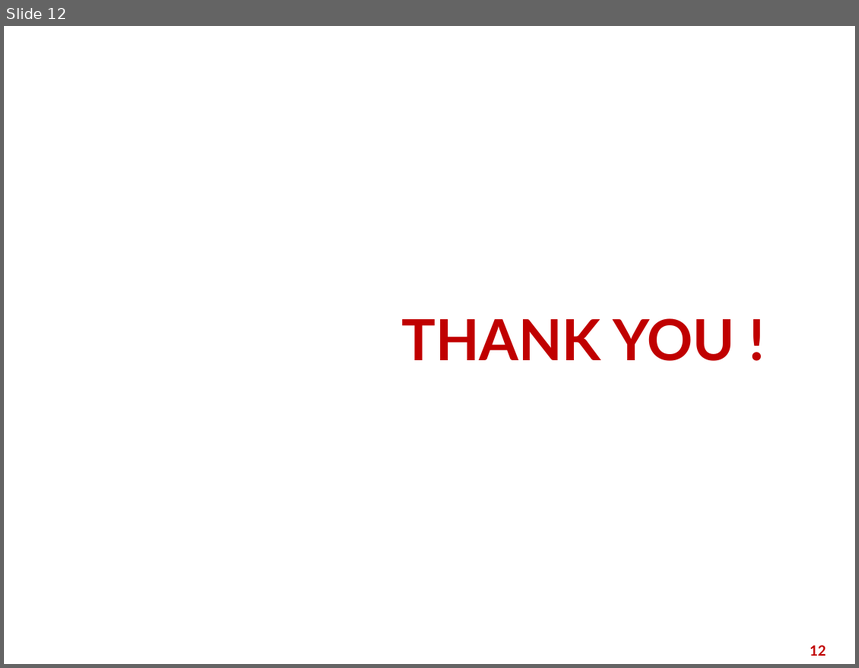
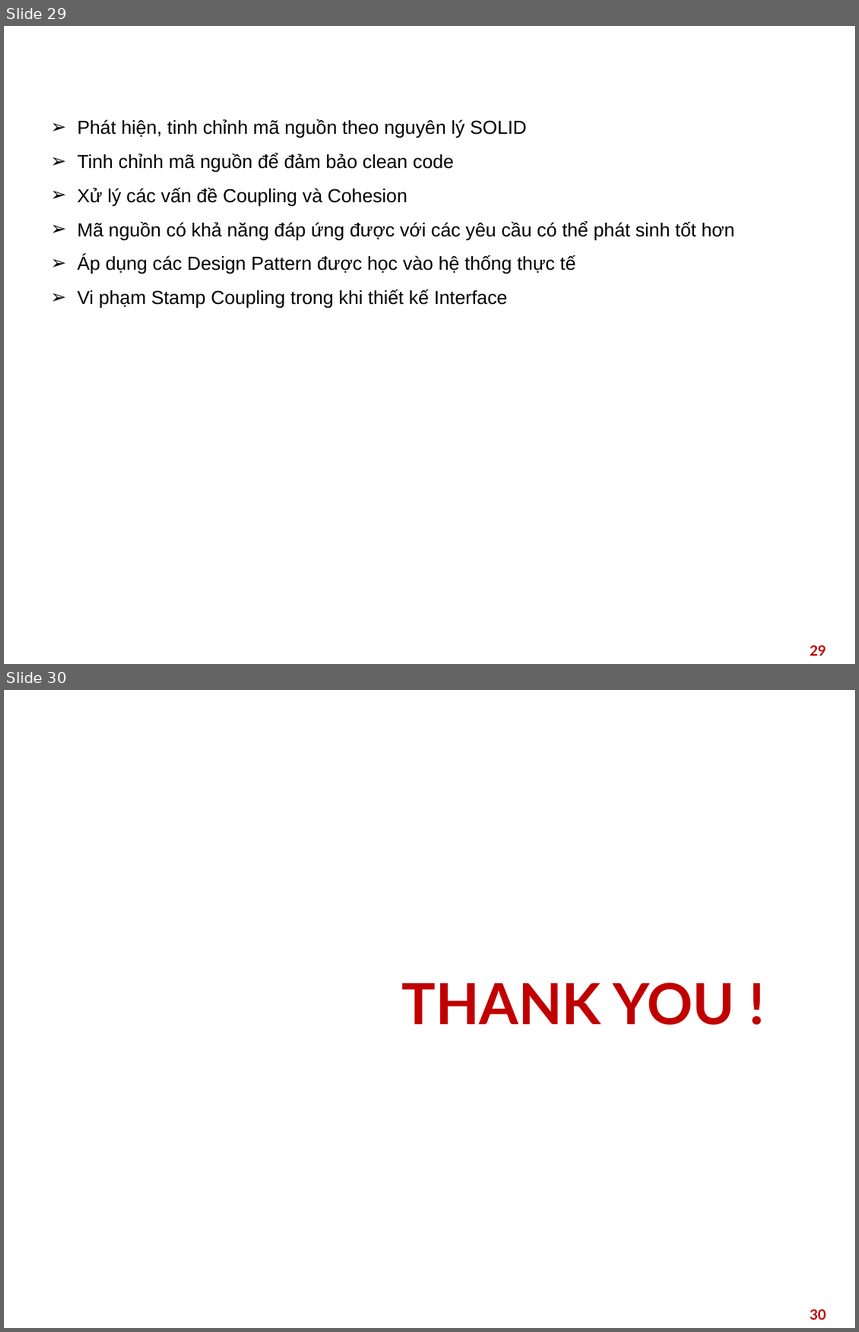
Before and after one commit to HieuPham2000/DP.20212.03, a slide deck: presentation/Design_Pattern_Slide.pptx. Shown one above the other, each under a label of ours: slide 12 before the commit, slides 29 and 30 after it. The pictures are 859x668 and 859x1332 pixels, drawn with LibreOffice and Linux fonts; fonts in the diff are those of the drawing; background and template pictures are left out. Boxes give left, top, right and bottom in pixels: in the first picture for what was removed or moved away, otherwise in the second. Text is boxed around its words. In the diff, an @@ line names an element or a change of style, - is before the commit and + after.

```diff
--- a/presentation/Design_Pattern_Slide.pptx
+++ b/presentation/Design_Pattern_Slide.pptx
@@ slide 29 added at bbox=[4, 26, 855, 664], background picture (left out) @@
@@ title added at bbox=[26, 34, 834, 75], 28 pt, text #FFFFFF, bold @@
+4. Tổng kết
@@ text added at bbox=[77, 119, 735, 308], 16 pt, text #000000 @@
+➢ Phát hiện, tinh chỉnh mã nguồn theo nguyên lý SOLID
+➢ Tinh chỉnh mã nguồn để đảm bảo clean code
+➢ Xử lý các vấn đề Coupling và Cohesion
+➢ Mã nguồn có khả năng đáp ứng được với các yêu cầu có thể phát sinh tốt hơn
+➢ Áp dụng các Design Pattern được học vào hệ thống thực tế
+➢ Vi phạm Stamp Coupling trong khi thiết kế Interface
@@ page number added at bbox=[810, 645, 826, 656], 12 pt, text #C00000, bold @@
+29
@@ what was slide 12 is now slide 30 @@
@@ page number at bbox=[810, 1309, 826, 1320]: text changed @@
-12
+30
```
Also in this commit, not shown: 9 slides changed, 17 other slides added, 2 other files.
